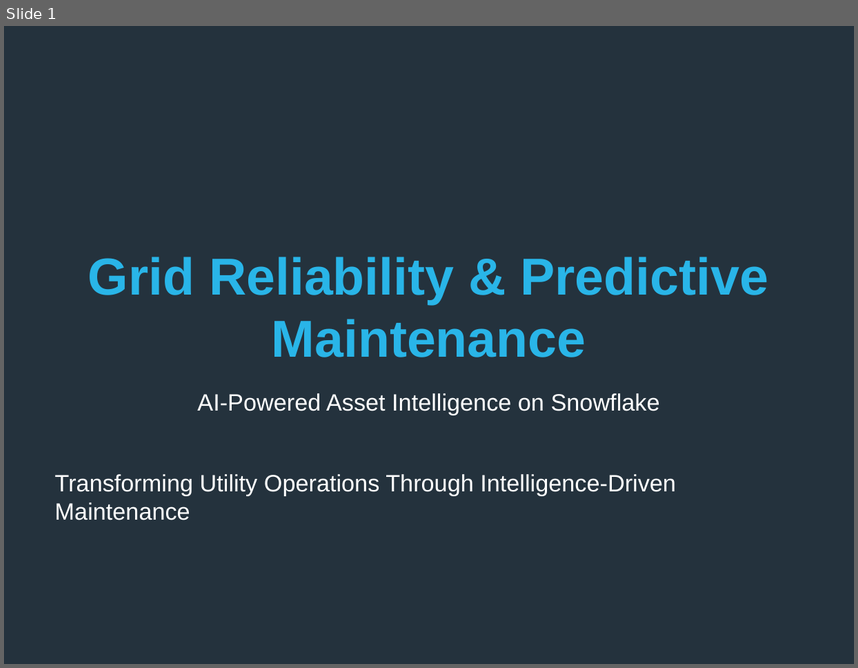
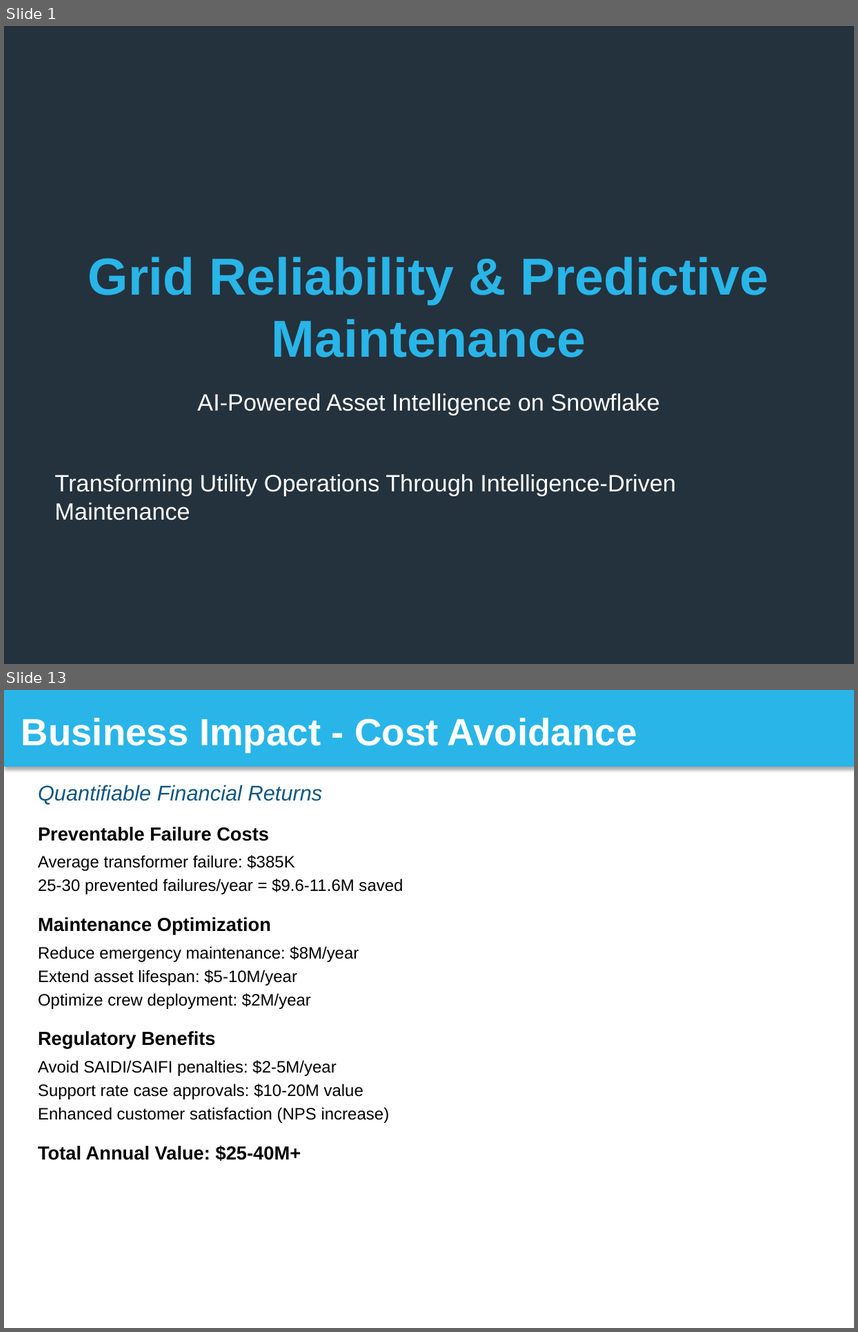
Before and after one commit to sfc-gh-srsubramanian/Utilities-GridReliability-PredictiveMaintenance, a slide deck: solution_presentation/Grid_Reliability_Snowflake_Presentation.pptx. Shown one above the other, each under a label of ours: slide 1 before the commit, slides 1 and 13 after it; the slides between them are not shown. The pictures are 858x668 and 858x1332 pixels, drawn with LibreOffice and Linux fonts; fonts in the diff are those of the drawing. Boxes give left, top, right and bottom in pixels: in the first picture for what was removed or moved away, otherwise in the second. Text is boxed around its words. In the diff, an @@ line names an element or a change of style, - is before the commit and + after.

Commit message:
Presentation: Update to complete 30-slide deck
Replaced 5-slide demo with complete presentation:
- All 26 main slides (title through thank you)
- 4 appendix slides (ML details, data model, integration, cost)
- Total: 30 professionally formatted slides
- Snowflake brand colors throughout
- Ready to import to Google Slides

Content covers:
✅ Problem statement (slides 2-3)
✅ Solution overview (slides 4-11)
✅ Business impact (slides 12-13)
✅ Use cases (slides 14-16)
✅ Technical details (slides 17-19)
✅ Differentiators & success story (slides 20-21)
✅ Demo & next steps (slides 22-24)
✅ Q&A & closing (slides 25-26)
✅ Technical appendix (A-D)

File size: 73KB (optimized for upload)

```diff
--- a/solution_presentation/Grid_Reliability_Snowflake_Presentation.pptx
+++ b/solution_presentation/Grid_Reliability_Snowflake_Presentation.pptx
@@ slide 13 added at bbox=[4, 690, 854, 1328], background #FFFFFF @@
@@ rectangle added at bbox=[4, 690, 854, 767], fill #29B5E8, 32 pt, text #FFFFFF, bold @@
+Business Impact - Cost Avoidance
@@ text added at bbox=[38, 785, 323, 804], 18 pt, text #11567F, italic @@
+Quantifiable Financial Returns
@@ text added at bbox=[38, 827, 403, 1161], 14 pt, text #000000 @@
+Preventable Failure Costs
+Average transformer failure: $385K
+25-30 prevented failures/year = $9.6-11.6M saved
+Maintenance Optimization
+Reduce emergency maintenance: $8M/year
+Extend asset lifespan: $5-10M/year
+Optimize crew deployment: $2M/year
+Regulatory Benefits
+Avoid SAIDI/SAIFI penalties: $2-5M/year
+Support rate case approvals: $10-20M value
+Enhanced customer satisfaction (NPS increase)
+Total Annual Value: $25-40M+
```
Also in this commit, not shown: 4 slides changed, 24 other slides added.
